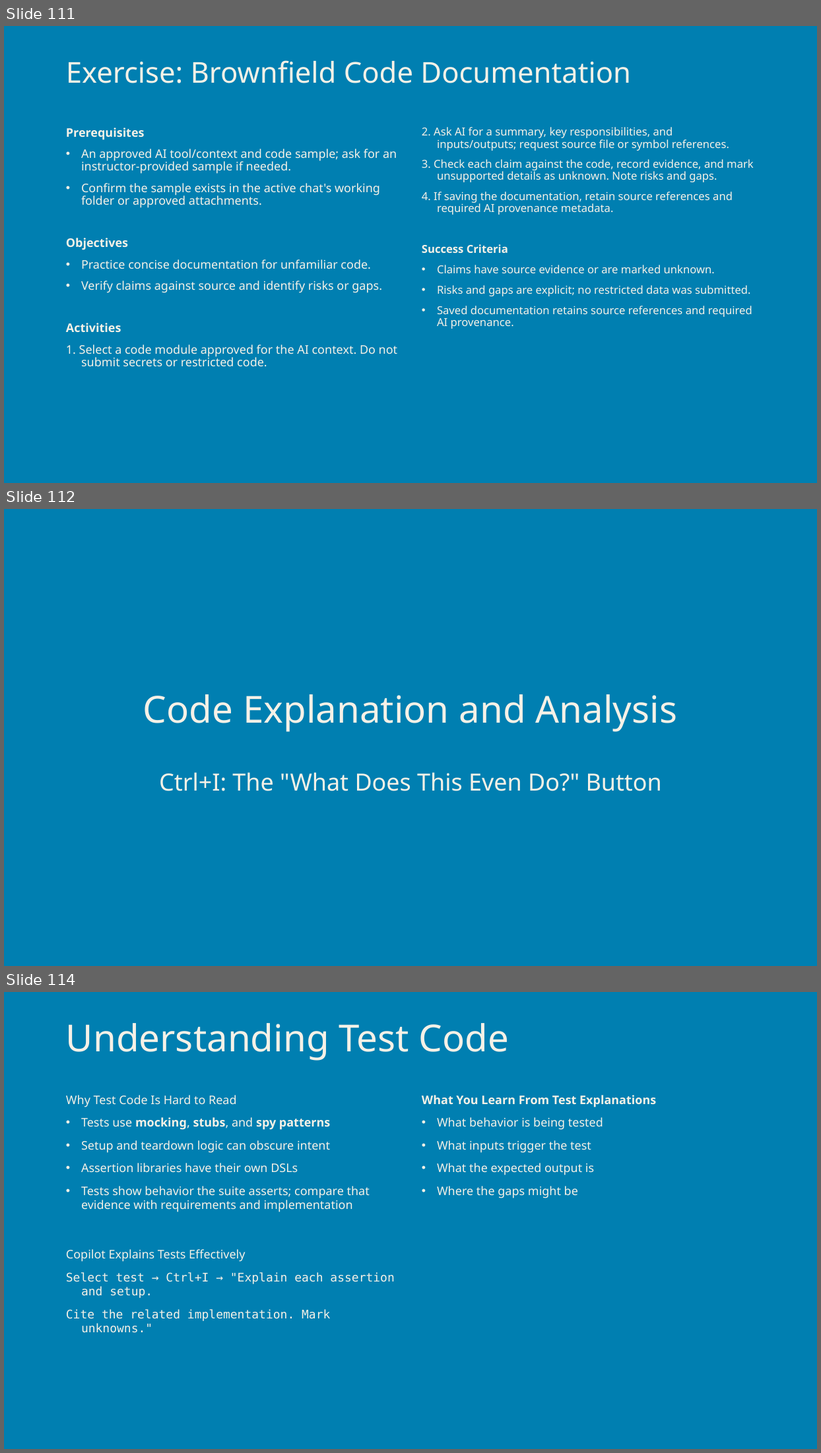
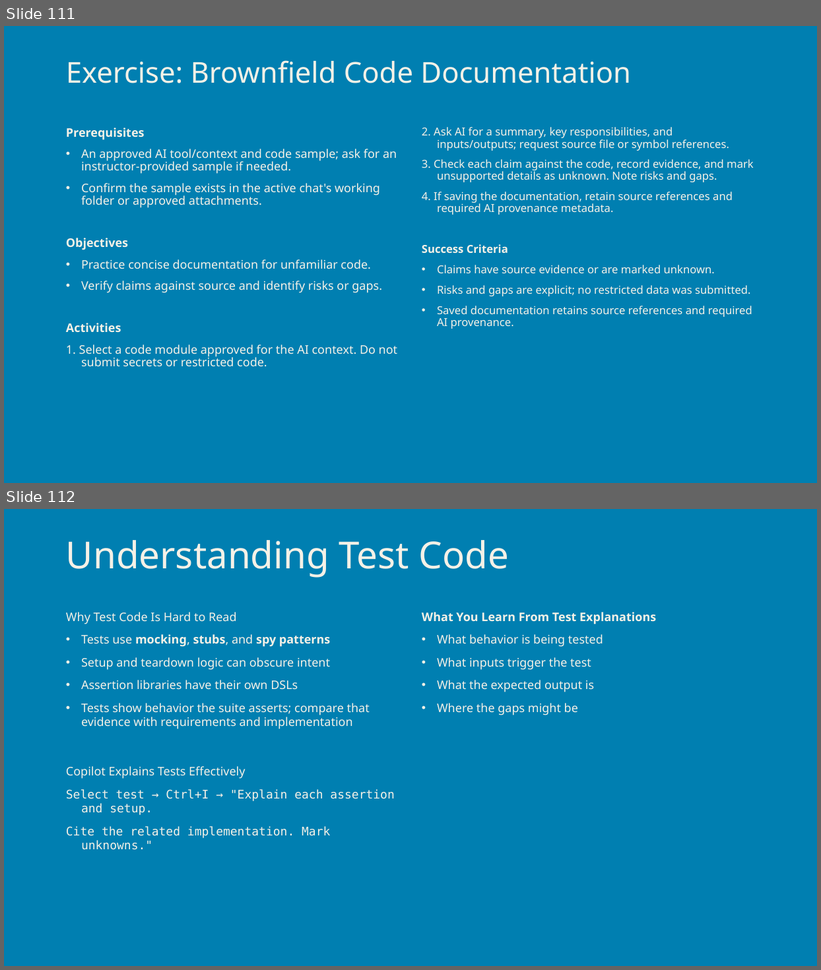
Before and after one commit to cjschaab/20261109-aiasd, a slide deck: 20261109-public-aiasd-2.pptx. Shown one above the other, each under a label of ours: slides 111, 112 and 114 before the commit, slides 111 and 112 after it; the slides between them are not shown. The pictures are 821x1453 and 821x970 pixels, drawn with LibreOffice and Linux fonts; fonts in the diff are those of the drawing; background and template pictures are left out. Boxes give left, top, right and bottom in pixels: in the first picture for what was removed or moved away, otherwise in the second. Text is boxed around its words. In the diff, an @@ line names an element or a change of style, - is before the commit and + after.

```diff
--- a/20261109-public-aiasd-2.pptx
+++ b/20261109-public-aiasd-2.pptx
@@ slide 112 removed at bbox=[4, 509, 817, 966], background picture (left out) @@
@@ title removed at bbox=[143, 694, 677, 732] @@
-Code Explanation and Analysis
@@ subtitle removed at bbox=[159, 772, 662, 791] @@
-Ctrl+I: The "What Does This Even Do?" Button
@@ what was slide 114 is now slide 112 @@
```
Also in this commit, not shown: 1 other slide removed.
